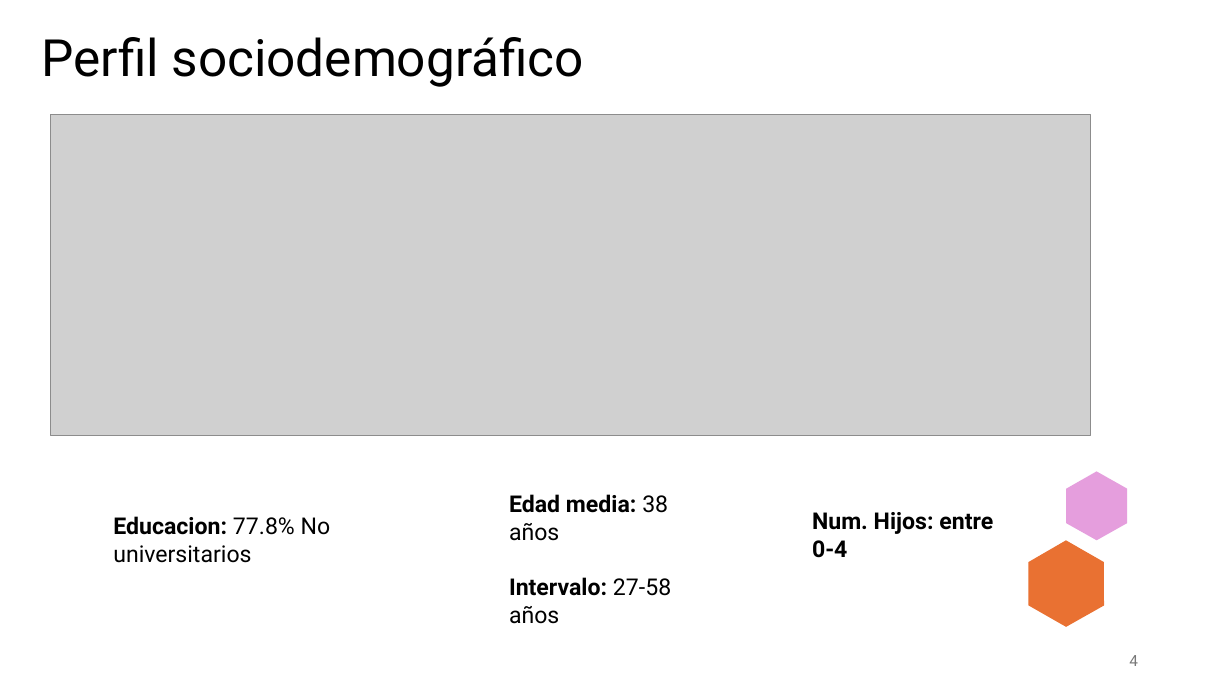
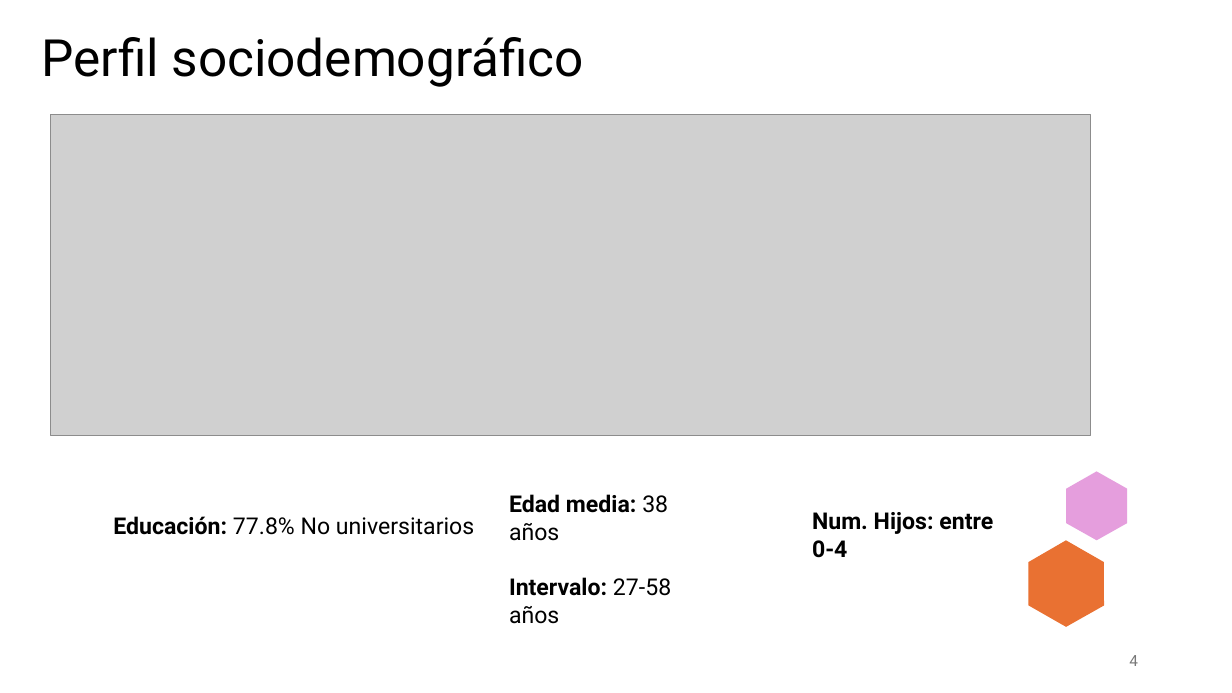
Before and after one commit to ITACADEMYprojectes/ProjecteData, a slide deck: slide 4 of Equip_28/Results/Analisis_PAP_and_ABL_RapidExpres.pptx. Drawn at 1232x693 pixels with LibreOffice and Linux fonts; fonts in the diff are those of the drawing; grey boxes stand for pictures. Boxes give left, top, right and bottom in pixels: in the first picture for what was removed or moved away, otherwise in the second. Text is boxed around its words. In the diff, an @@ line names an element or a change of style, - is before the commit and + after.

```diff
--- a/Equip_28/Results/Analisis_PAP_and_ABL_RapidExpres.pptx
+++ b/Equip_28/Results/Analisis_PAP_and_ABL_RapidExpres.pptx
@@ text at box(113, 516, 474, 535): text changed @@
-Educacion: 77.8% No universitarios
+Educación: 77.8% No universitarios
```
Also in this commit, not shown: 3 other slides changed, 2 other files.
